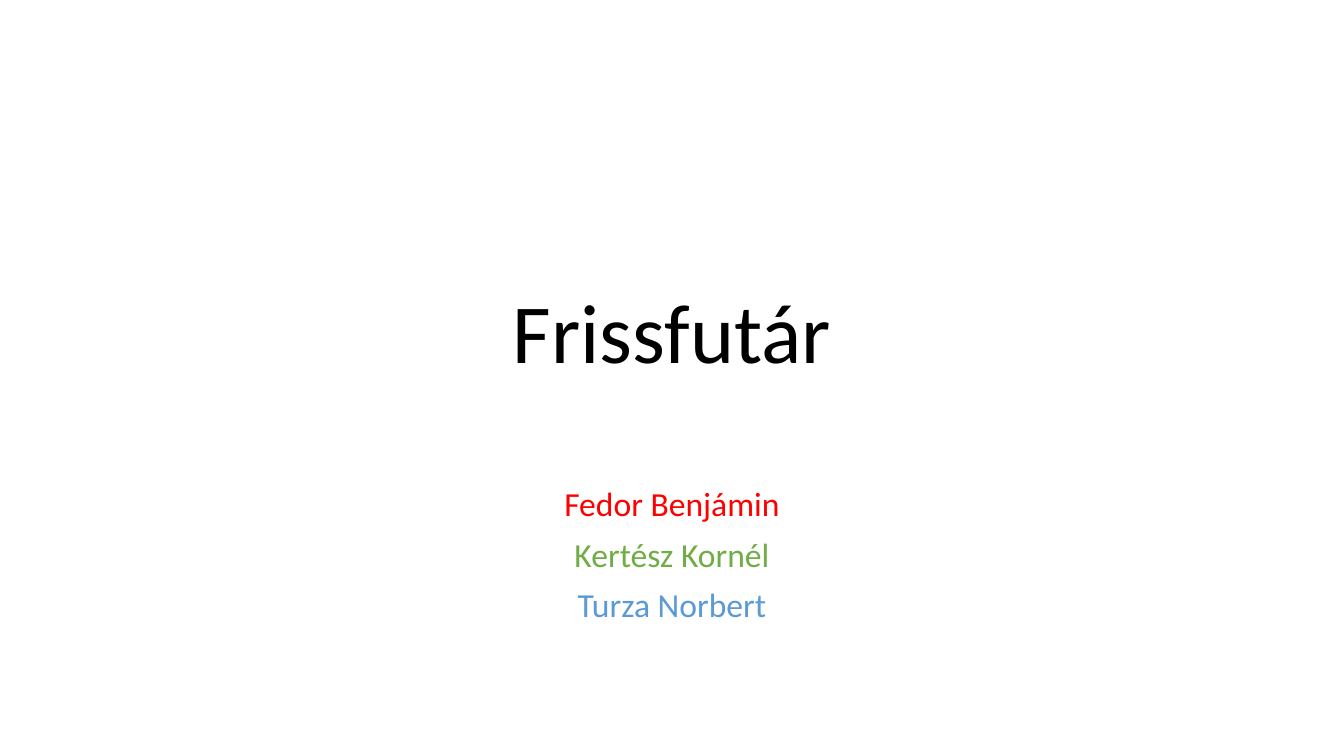
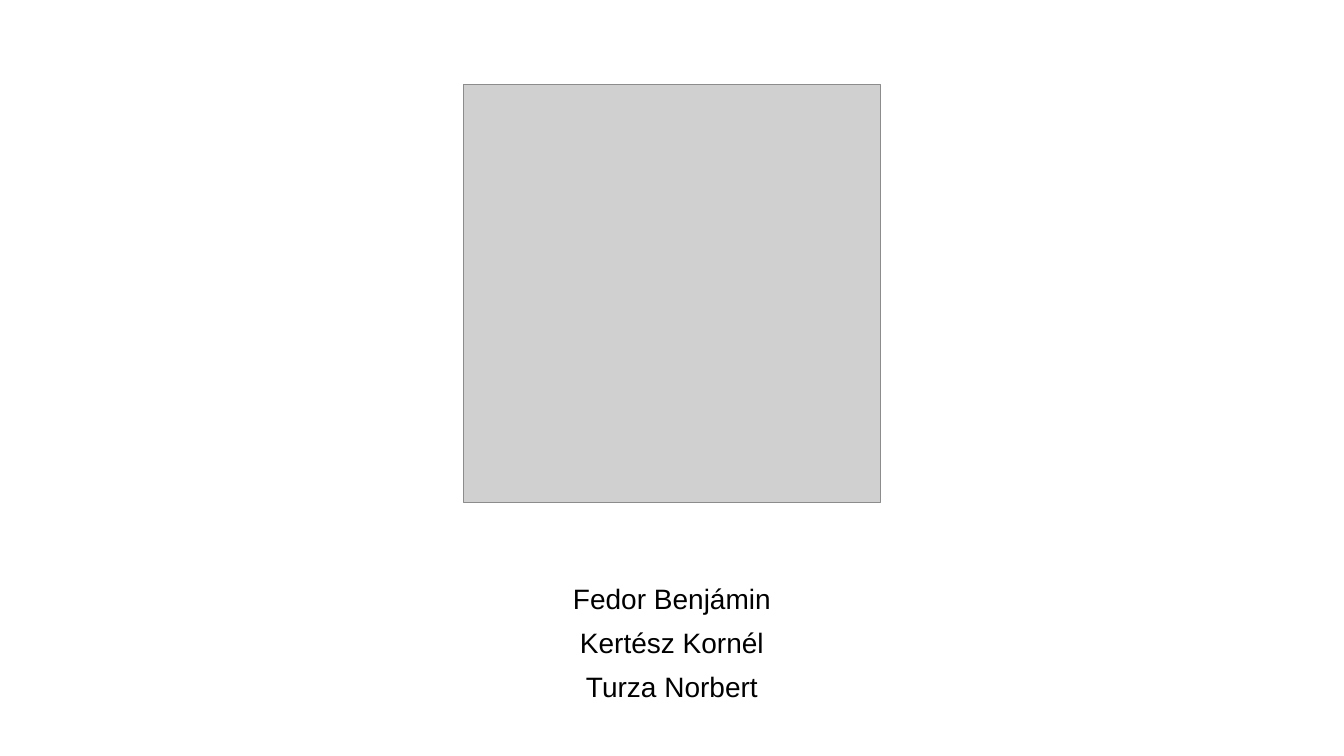
Before and after one commit to fedorbenjamin02/Vizsgaremek2024, a slide deck: slide 1 of Mellékletek/Prezentáció/Frissfutár_prezentáció.pptx. Drawn at 1344x756 pixels with LibreOffice and Linux fonts; fonts in the diff are those of the drawing; grey boxes stand for pictures. Boxes give left, top, right and bottom in pixels: in the first picture for what was removed or moved away, otherwise in the second. Text is boxed around its words. In the diff, an @@ line names an element or a change of style, - is before the commit and + after.

```diff
--- a/Mellékletek/Prezentáció/Frissfutár_prezentáció.pptx
+++ b/Mellékletek/Prezentáció/Frissfutár_prezentáció.pptx
@@ picture added at (464,85,881,502) @@
@@ title removed at (513,305,831,364) @@
-Frissfutár
@@ subtitle "Fedor Benjámin": place and size @@
-subtitle "Fedor Benjámin" at (564,492,780,617)
+subtitle "Fedor Benjámin" at (573,588,771,698)
@@ subtitle "Fedor Benjámin" at (573,588,771,698): size 24 to 20 pt, font Calibri to Arial; text colour #FF0000 to #000000 in "Fedor Benjámin"; text colour #70AD47 to #000000 in "Kertész Kornél"; text colour #5B9BD5 to #000000 in "Turza Norbert" @@
```
Also in this commit, not shown: 8 other slides changed, 1 slide added, 4 slides removed.
